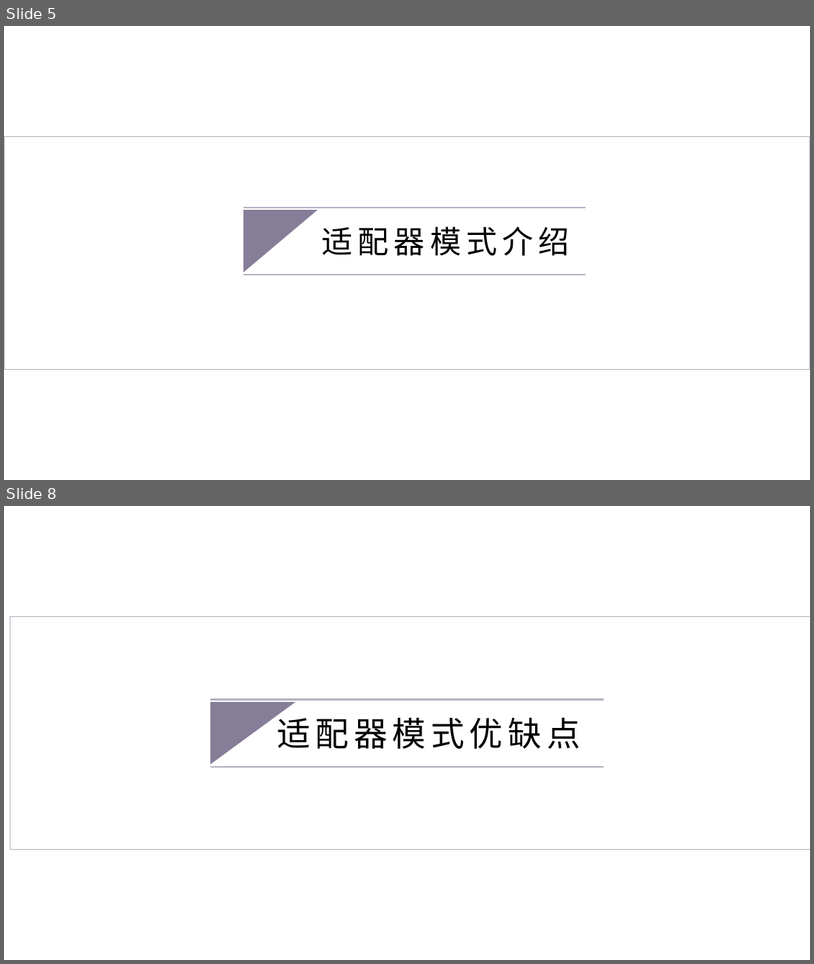
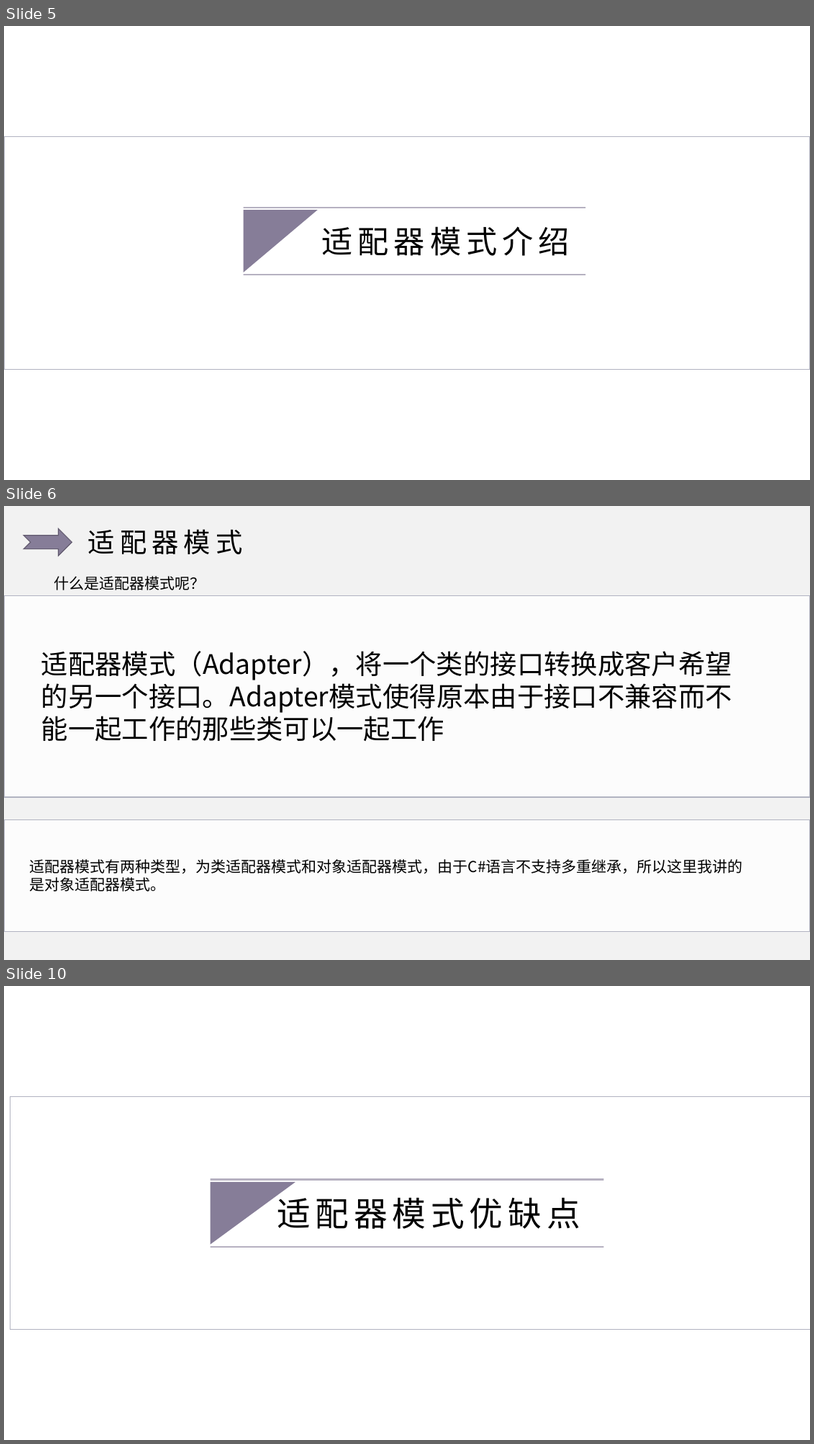
Before and after one commit to ulquiola/Adapter, a slide deck: 适配器模式.pptx. Shown one above the other, each under a label of ours: slides 5 and 8 before the commit, slides 5, 6 and 10 after it; the slides between them are not shown. The pictures are 814x964 and 814x1444 pixels, drawn with LibreOffice and Linux fonts; fonts in the diff are those of the drawing; background and template pictures are left out. Boxes give left, top, right and bottom in pixels: in the first picture for what was removed or moved away, otherwise in the second. Text is boxed around its words. In the diff, an @@ line names an element or a change of style, - is before the commit and + after.

```diff
--- a/适配器模式.pptx
+++ b/适配器模式.pptx
@@ slide 6 added at [4,506,810,960], background #F2F2F2 @@
@@ notched right arrow added at [24,528,72,556], fill #867D98, outline #635C70 1 pt @@
@@ text added at [88,529,243,554], 32 pt, text #000000 @@
+适配器模式
@@ text added at [54,576,205,590], 18 pt, text #000000 @@
+什么是适配器模式呢？
@@ rectangle added at [4,595,810,797], fill #FFFFFF at 80% opacity, outline #B1B3C1 1 pt @@
@@ text added at [41,651,733,713], 32 pt, text #000000 @@
+适配器模式（Adapter），将一个类的接口转换成客户希望的另一个接口。Adapter模式使得原本由于接口不兼容而不能一起工作的那些类可以一起工作
@@ rectangle added at [4,819,810,932], fill #FFFFFF at 80% opacity, outline #B1B3C1 1 pt @@
@@ text added at [30,859,743,891], 18 pt, text #000000 @@
+适配器模式有两种类型，为类适配器模式和对象适配器模式，由于C#语言不支持多重继承，所以这里我讲的是对象适配器模式。
@@ what was slide 8 is now slide 10 @@
```
Also in this commit, not shown: 2 slides changed, 4 other slides added, 7 slides removed.
